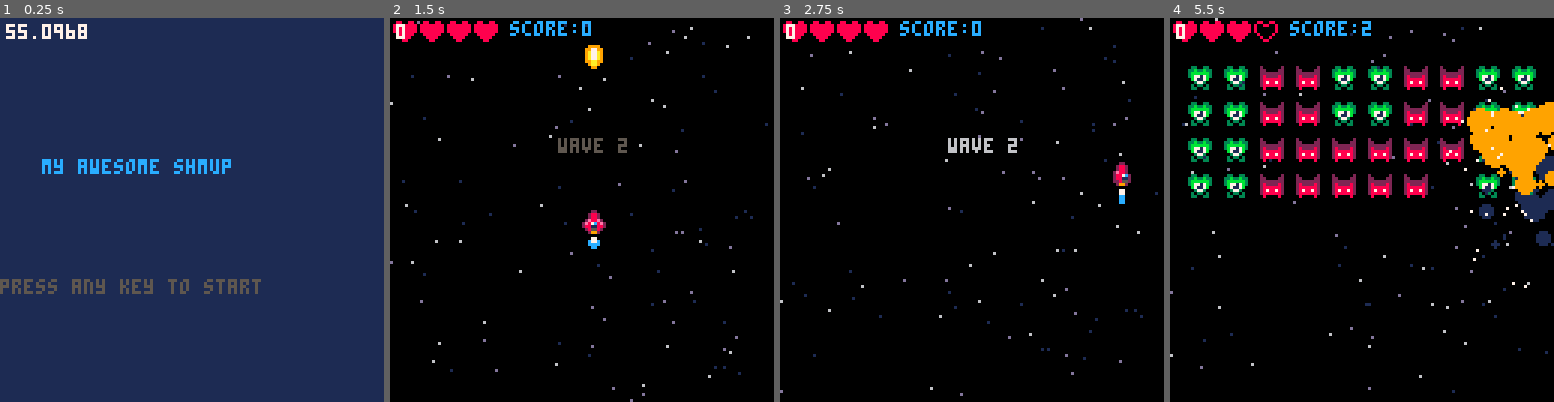
Above: before the commit, frames 1-4 (left to right).
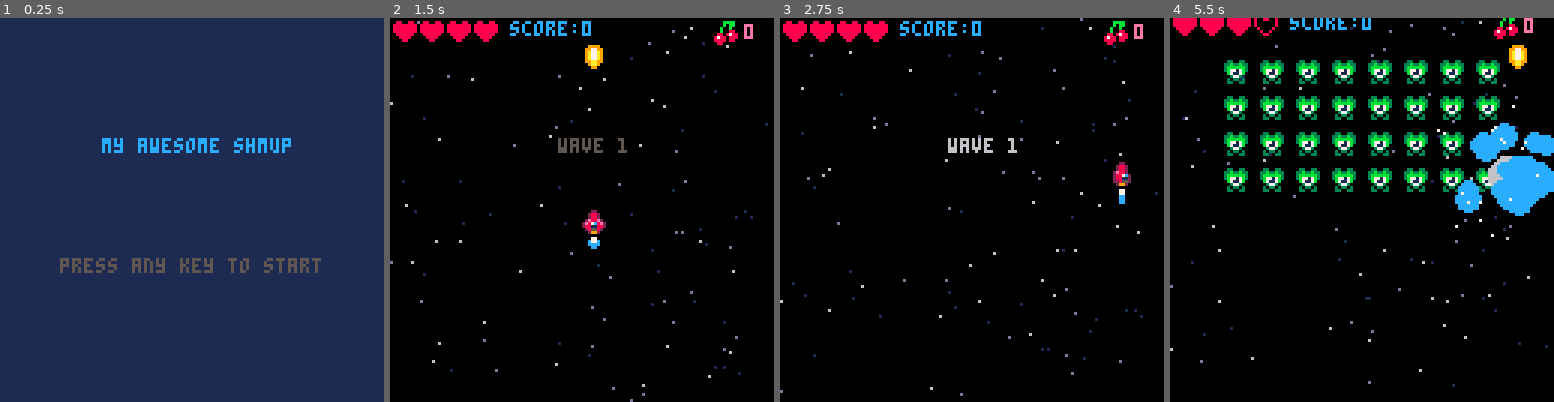
Above: after the commit, the same moments.

Repository: Krystman/lazydevs-pico8-basic-shmup
Game: PICO-8 cartridge shmup.p8
The game is run twice, just before and just after one commit, with the same random seed, the same clock (stepped at 60 frames per second) and the same inputs.
Inputs:
- Up to frame 1 (0.25 s): no input
- Up to frame 2 (1.5 s): tap X (X key) at 0.33, 1.07 s; tap O (Z key) at 0.7 s
- Up to frame 3 (2.75 s): hold Right 1.6-2.1 s; tap O (Z key) at 1.7, 2.1, 2.5 s; tap X (X key) at 1.85 s; hold Up 2.15-2.42 s; hold Right from 2.47 s (still down)
- Up to frame 4 (5.5 s): tap O (Z key) every 0.4 s from 2.9 to 5.3 s; tap X (X key) at 2.97, 4.08, 5.2 s; release Right at 3.03 s; hold Left 3.08-3.58 s; hold Down 3.63-3.97 s; hold Right 4.02-4.68 s; hold Up 4.73-5.03 s; hold Left from 5.08 s (still down)

The runs differ from the first frame. In frame 1, 4.4% of the frame differs, in the area x 0-84%, y 1-72%; in frame 2, 0.4%; in frame 3, 0.4%; in frame 4, 22%, in the area x 0-100%, y 0-98%.

Commit message:
Beginning of 27 - Bombs

Diff:
--- a/shmup.p8
+++ b/shmup.p8
@@ -3,16 +3,15 @@
 __lua__
 -- todo
 -- ------------
--- enemy bullets
--- -aimed bullets
--- -spread shots
+-- creating new levels
 
 -- pickups
 -- bomb?
 
+-- scoring
+
 -- boss
 
--- scoring
 -- nicer screens
 
 function _init()
@@ -23,7 +22,7 @@
  blinkt=1
  t=0
  lockout=0
- shake=128
+ shake=0
 end
 
 function _update()
@@ -62,7 +61,6 @@
  end
 
  camera()
- print(shake,2,2,7)
 end
 
 function startscreen()
@@ -72,7 +70,8 @@
 
 function startgame()
  t=0
- wave=1
+ wave=0
+ lastwave=9
  nextwave()
 
  ship=makespr()
@@ -89,6 +88,7 @@
  muzzle=0
 
  score=0
+ cher=0
 
  lives=4
  invul=0
@@ -114,6 +114,7 @@
 
  shwaves={}
 
+ pickups={}
 end
 
 -->8
@@ -157,6 +158,13 @@
  return banim[blinkt]
 end
 
+function drwoutline(myspr)
+ spr(myspr.spr,myspr.x+1,myspr.y,myspr.sprw,myspr.sprh)
+ spr(myspr.spr,myspr.x-1,myspr.y,myspr.sprw,myspr.sprh)
+ spr(myspr.spr,myspr.x,myspr.y+1,myspr.sprw,myspr.sprh)
+ spr(myspr.spr,myspr.x,myspr.y-1,myspr.sprw,myspr.sprh)
+end
+
 function drwmyspr(myspr)
  local sprx=myspr.x
  local spry=myspr.y
@@ -291,13 +299,16 @@
  return col
 end
 
-function smol_shwave(shx,shy)
+function smol_shwave(shx,shy,shcol)
+ if shcol==nil then
+  shcol=9
+ end
  local mysw={}
  mysw.x=shx
  mysw.y=shy
  mysw.r=3
  mysw.tr=6
- mysw.col=9
+ mysw.col=shcol
  mysw.speed=1
  add(shwaves,mysw)
 end
@@ -441,6 +452,14 @@
   animate(myebul)
   if myebul.y>128 or myebul.x<-8 or myebul.x>128 or myebul.y<-8 then
    del(ebuls,myebul)
+  end
+ end
+
+ --move the pickups
+ for mypick in all(pickups) do
+  move(mypick)
+  if mypick.y>128 then
+   del(pickups,mypick)
   end
  end
 
@@ -506,6 +525,17 @@
 	 end
  end
 
+ --collision pickup x ship
+ for mypick in all(pickups) do
+  if col(mypick,ship) then
+   del(pickups,mypick)
+   cher+=1
+   sfx(30)
+   smol_shwave(mypick.x+4,mypick.y+4,14)
+  end
+ end
+
+
  if lives<=0 then
   mode="over"
   lockout=t+30
@@ -612,6 +642,20 @@
 	 end
  end
 
+ --drawing pickups
+ for mypick in all(pickups) do
+  local mycol=7
+  if t%4<2 then
+   mycol=14
+  end
+  for i=1,15 do
+   pal(i,mycol)
+  end
+  drwoutline(mypick)
+  pal()
+  drwmyspr(mypick)
+ end
+
  --drawing enemies
  for myen in all(enemies) do
   if myen.flash>0 then
@@ -690,6 +734,9 @@
   end
  end
 
+ spr(48,108,1)
+ print(cher,118,2,14)
+
  --print(#buls,5,5,7)
 end
 
@@ -723,16 +770,17 @@
 function spawnwave()
  sfx(28)
 
-
  if wave==1 then
+  --space invaders
   attacfreq=60
   placens({
-   {1,1,1,1,1,1,1,1,1,1},
-   {1,1,1,1,1,1,1,1,1,1},
-   {1,1,1,1,1,1,1,1,1,1},
-   {1,1,1,1,1,1,1,1,1,1}
+   {0,1,1,1,1,1,1,1,1,0},
+   {0,1,1,1,1,1,1,1,1,0},
+   {0,1,1,1,1,1,1,1,1,0},
+   {0,1,1,1,1,1,1,1,1,0}
   })
  elseif wave==2 then
+  --red tutorial
   attacfreq=60
   placens({
    {1,1,2,2,1,1,2,2,1,1},
@@ -741,14 +789,62 @@
    {1,1,2,2,2,2,2,2,1,1}
   })
  elseif wave==3 then
+  --wall of red
   attacfreq=60
   placens({
-   {3,3,0,2,2,2,2,0,3,3},
-   {3,3,0,2,2,2,2,0,3,3},
-   {3,3,0,1,1,1,1,0,3,3},
-   {3,3,0,1,0,0,1,0,3,3}
+   {1,1,2,2,1,1,2,2,1,1},
+   {1,1,2,2,2,2,2,2,1,1},
+   {2,2,2,2,2,2,2,2,2,2},
+   {2,2,2,2,2,2,2,2,2,2}
   })
  elseif wave==4 then
+  --spin tutorial
+  attacfreq=60
+  placens({
+   {3,3,0,1,1,1,1,0,3,3},
+   {3,3,0,1,1,1,1,0,3,3},
+   {3,3,0,1,1,1,1,0,3,3},
+   {3,3,0,1,1,1,1,0,3,3}
+  })
+ elseif wave==5 then
+  --chess
+  attacfreq=60
+  placens({
+   {3,1,3,1,2,2,1,3,1,3},
+   {1,3,1,2,1,1,2,1,3,1},
+   {3,1,3,1,2,2,1,3,1,3},
+   {1,3,1,2,1,1,2,1,3,1}
+  })
+ elseif wave==6 then
+  --yellow tutorial
+  attacfreq=60
+  placens({
+   {1,1,1,0,4,0,0,1,1,1},
+   {1,1,0,0,0,0,0,0,1,1},
+   {1,1,0,1,1,1,1,0,1,1},
+   {1,1,0,1,1,1,1,0,1,1}
+  })
+
+ elseif wave==7 then
+  --double yellow
+  attacfreq=60
+  placens({
+   {3,3,0,1,1,1,1,0,3,3},
+   {4,0,0,2,2,2,2,0,4,0},
+   {0,0,0,2,1,1,2,0,0,0},
+   {1,1,0,1,1,1,1,0,1,1}
+  })
+ elseif wave==8 then
+  --hell
+  attacfreq=60
+  placens({
+   {0,0,1,1,1,1,1,1,0,0},
+   {3,3,1,1,1,1,1,1,3,3},
+   {3,3,2,2,2,2,2,2,3,3},
+   {3,3,2,2,2,2,2,2,3,3}
+  })
+ elseif wave==9 then
+  --boss
   attacfreq=60
   placens({
    {0,0,0,0,0,0,0,0,0,0},
@@ -775,7 +871,7 @@
 function nextwave()
  wave+=1
 
- if wave>4 then
+ if wave>lastwave then
   mode="win"
   lockout=t+30
   music(4)
@@ -811,22 +907,22 @@
  if entype==nil or entype==1 then
   -- green alien
   myen.spr=21
-  myen.hp=1
+  myen.hp=3
   myen.ani={21,22,23,24}
  elseif entype==2 then
   -- red flame guy
   myen.spr=148
-  myen.hp=1
+  myen.hp=2
   myen.ani={148,149}
  elseif entype==3 then
   -- spinning ship
   myen.spr=184
-  myen.hp=1
+  myen.hp=4
   myen.ani={184,185,186,187}
  elseif entype==4 then
-  -- boss
+  -- yellow guy
   myen.spr=208
-  myen.hp=1
+  myen.hp=20
   myen.ani={208,210}
   myen.sprw=2
   myen.sprh=2
@@ -957,6 +1053,15 @@
  local maxnum=min(10,#enemies)
  local myindex=flr(rnd(maxnum))
 
+ for myen in all(enemies) do
+  if myen.type==4 and myen.mission=="protec" then
+   if rnd()<0.5 then
+    firespread(myen,12,1.3,rnd())
+    return
+   end
+  end
+ end
+
  myindex=#enemies-myindex
  local myen=enemies[myindex]
  if myen==nil then return end
@@ -964,7 +1069,7 @@
  if myen.mission=="protec" then
   if myen.type==4 then
    --yellow guy
-   firespread(myen,8,1.3,rnd())
+   firespread(myen,12,1.3,rnd())
   elseif myen.type==2 then
    --red guy
    aimedfire(myen,2)
@@ -986,11 +1091,24 @@
  score+=1
  explode(myen.x+4,myen.y+4)
 
+ if rnd()<0.15 then
+  dropickup(myen.x,myen.y)
+ end
+
  if myen.mission=="attac" then
   if rnd()<0.5 then
    pickattac()
   end
  end
+end
+
+function dropickup(pix,piy)
+ local mypick=makespr()
+ mypick.x=pix
+ mypick.y=piy
+ mypick.sy=0.5
+ mypick.spr=48
+ add(pickups,mypick)
 end
 
 function animate(myen)
@@ -1073,14 +1191,14 @@
 00ee000000ee00000077000000000000000000000000000000000000000000000000000000000000000000000000000000000000000000000000000000000000
 00000000000000000000000000000000000000000000000000000000000000000000000000000000000000000000000000000000000000000000000000000000
 00000000000000000000000000000000000000000000000000000000000000000000000000000000000000000000000000000000000000000000000000000000
-00000000000000000000000000000000000000000000000000000000000000000000000000000000000000000000000000000000000000000000000000000000
-00000000000000000000000000000000000000000000000000000000000000000000000000000000000000000000000000000000000000000000000000000000
-00000000000000000000000000000000000000000000000000000000000000000000000000000000000000000000000000000000000000000000000000000000
-00000000000000000000000000000000000000000000000000000000000000000000000000000000000000000000000000000000000000000000000000000000
-00000000000000000000000000000000000000000000000000000000000000000000000000000000000000000000000000000000000000000000000000000000
-00000000000000000000000000000000000000000000000000000000000000000000000000000000000000000000000000000000000000000000000000000000
-00000000000000000000000000000000000000000000000000000000000000000000000000000000000000000000000000000000000000000000000000000000
-00000000000000000000000000000000000000000000000000000000000000000000000000000000000000000000000000000000000000000000000000000000
+000bbbb0000000000000000000000000000000000000000000000000000000000000000000000000000000000000000000000000000000000000000000000000
+000b0bb0000000000000000000000000000000000000000000000000000000000000000000000000000000000000000000000000000000000000000000000000
+00b00b00000000000000000000000000000000000000000000000000000000000000000000000000000000000000000000000000000000000000000000000000
+00b00880000000000000000000000000000000000000000000000000000000000000000000000000000000000000000000000000000000000000000000000000
+08808788000000000000000000000000000000000000000000000000000000000000000000000000000000000000000000000000000000000000000000000000
+87880888000000000000000000000000000000000000000000000000000000000000000000000000000000000000000000000000000000000000000000000000
+88880880000000000000000000000000000000000000000000000000000000000000000000000000000000000000000000000000000000000000000000000000
+08800000000000000000000000000000000000000000000000000000000000000000000000000000000000000000000000000000000000000000000000000000
 00000000000000000000000000000000000000500000000000000000000000000000000000000000000000000000000000000000000000000000000000000000
 00000000000000000000000099900000000005555555505000000005050550000000000500000000000000000000000000000000000000000000000000000000
 00000000070000000000999999900000050055222222500000050055555250000000000555050000000000000000000000000000000000000000000000000000
Not shown, changed: the sound effects (__sfx__) section of shmup.p8
